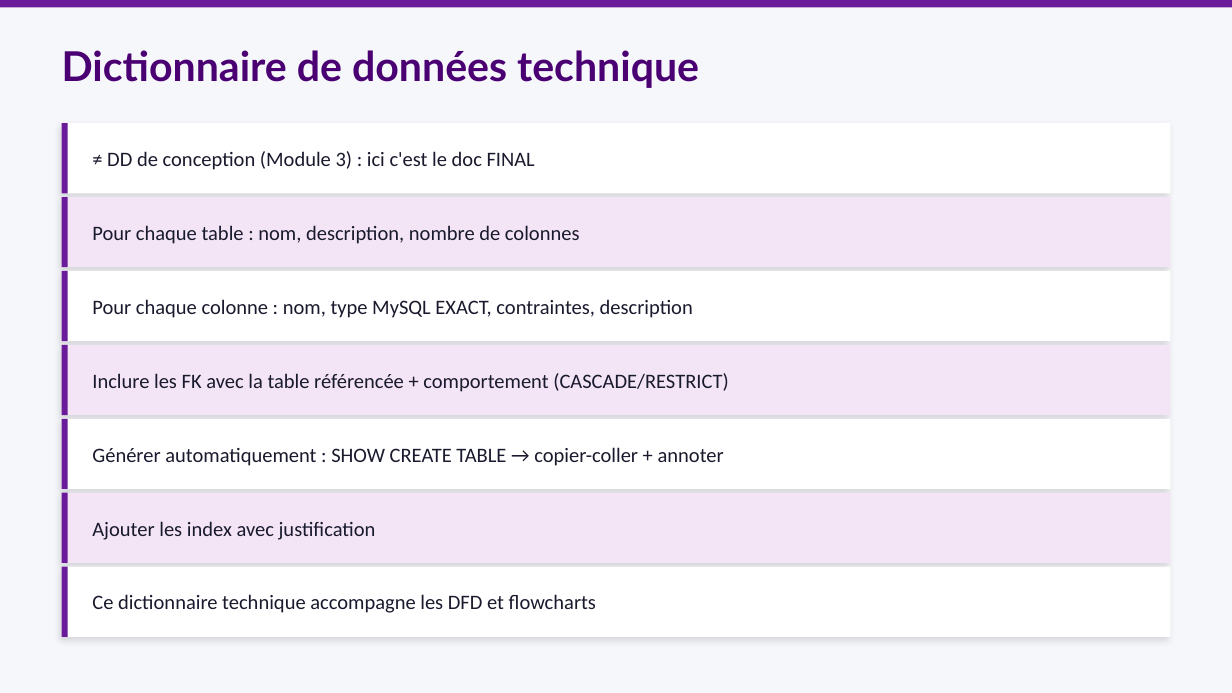
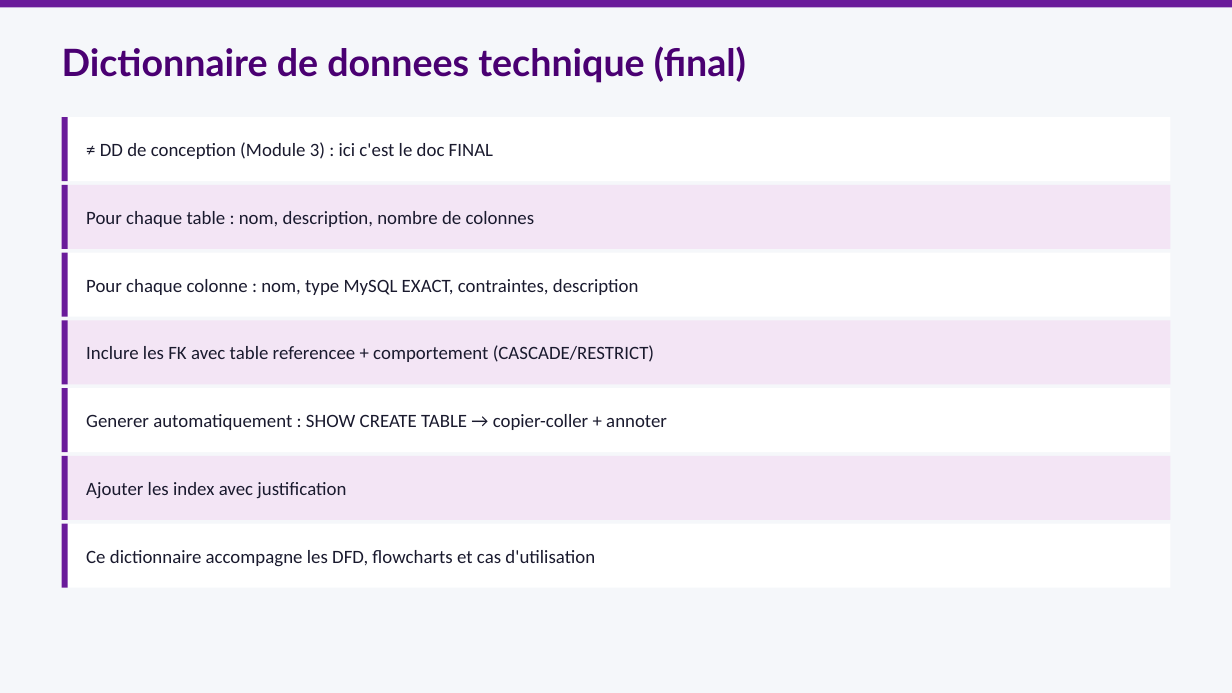
Before and after one commit to mbiTati/unit4_gamifie, a slide deck: slide 8 of pptx/Module19_Documentation_technique.pptx (slide 6 before the commit). Drawn at 1232x693 pixels with LibreOffice and Linux fonts; fonts in the diff are those of the drawing. Boxes give left, top, right and bottom in pixels: in the first picture for what was removed or moved away, otherwise in the second. Text is boxed around its words. In the diff, an @@ line names an element or a change of style, - is before the commit and + after.

Commit message:
📄 Module 19 enrichi avec diagrammes de cas d'utilisation UML (depuis Lo4_pptx.pdf) — include/extend, acteurs SwissSound, 11 slides

```diff
--- a/pptx/Module19_Documentation_technique.pptx
+++ b/pptx/Module19_Documentation_technique.pptx
@@ text at (x1=62, y1=46, x2=746, y2=83): text changed; size 24 to 22 pt @@
-Dictionnaire de données technique
+Dictionnaire de donnees technique (final)
@@ rectangle resized from (x1=62, y1=123, x2=1170, y2=193) to (x1=62, y1=117, x2=1170, y2=181) @@
@@ rectangle resized from (x1=62, y1=123, x2=68, y2=193) to (x1=62, y1=117, x2=68, y2=181) @@
@@ rectangle resized from (x1=62, y1=197, x2=1170, y2=267) to (x1=62, y1=185, x2=1170, y2=249) @@
@@ rectangle resized from (x1=62, y1=197, x2=68, y2=267) to (x1=62, y1=185, x2=68, y2=249) @@
@@ text "Pour chaque table : nom, ..." moved from (x1=92, y1=225, x2=580, y2=244) to (x1=86, y1=211, x2=535, y2=227) @@
@@ rectangle resized from (x1=62, y1=271, x2=1170, y2=341) to (x1=62, y1=253, x2=1170, y2=317) @@
@@ rectangle resized from (x1=62, y1=271, x2=68, y2=341) to (x1=62, y1=253, x2=68, y2=317) @@
@@ text "Pour chaque colonne : nom, ..." moved from (x1=92, y1=299, x2=693, y2=318) to (x1=86, y1=279, x2=639, y2=295) @@
@@ rectangle resized from (x1=62, y1=345, x2=1170, y2=415) to (x1=62, y1=320, x2=1170, y2=384) @@
@@ rectangle resized from (x1=62, y1=345, x2=68, y2=415) to (x1=62, y1=320, x2=68, y2=384) @@
@@ text at (x1=86, y1=345, x2=654, y2=362): text changed; size 12 to 11 pt @@
-Inclure les FK avec la table référencée + comportement (CASCADE/RESTRICT)
+Inclure les FK avec table referencee + comportement (CASCADE/RESTRICT)
@@ rectangle resized from (x1=62, y1=419, x2=1170, y2=489) to (x1=62, y1=388, x2=1170, y2=452) @@
@@ rectangle resized from (x1=62, y1=419, x2=68, y2=489) to (x1=62, y1=388, x2=68, y2=452) @@
@@ text at (x1=86, y1=414, x2=667, y2=430): text changed; size 12 to 11 pt @@
-Générer automatiquement : SHOW CREATE TABLE → copier-coller + annoter
+Generer automatiquement : SHOW CREATE TABLE → copier-coller + annoter
@@ rectangle resized from (x1=62, y1=493, x2=1170, y2=563) to (x1=62, y1=456, x2=1170, y2=520) @@
@@ rectangle resized from (x1=62, y1=493, x2=68, y2=563) to (x1=62, y1=456, x2=68, y2=520) @@
@@ size 12 to 11 pt in 4 elements at (x1=100, y1=142, x2=493, y2=159), (x1=86, y1=211, x2=535, y2=227), (x1=86, y1=279, x2=639, y2=295), (x1=86, y1=482, x2=346, y2=499) @@
@@ text "Ajouter les index avec justification" moved from (x1=92, y1=521, x2=376, y2=540) to (x1=86, y1=482, x2=346, y2=499) @@
@@ shadow off in 7 elements at (x1=62, y1=117, x2=1170, y2=181), (x1=62, y1=185, x2=1170, y2=249), (x1=62, y1=253, x2=1170, y2=317), (x1=62, y1=320, x2=1170, y2=384), (x1=62, y1=388, x2=1170, y2=452), (x1=62, y1=456, x2=1170, y2=520), (x1=62, y1=524, x2=1170, y2=588) @@
@@ rectangle resized from (x1=62, y1=567, x2=1170, y2=637) to (x1=62, y1=524, x2=1170, y2=588) @@
@@ rectangle resized from (x1=62, y1=567, x2=68, y2=637) to (x1=62, y1=524, x2=68, y2=588) @@
@@ text at (x1=86, y1=550, x2=595, y2=567): text changed; size 12 to 11 pt @@
-Ce dictionnaire technique accompagne les DFD et flowcharts
+Ce dictionnaire accompagne les DFD, flowcharts et cas d'utilisation
```
Also in this commit, not shown: 6 other slides changed, 4 slides added, 2 slides removed.
